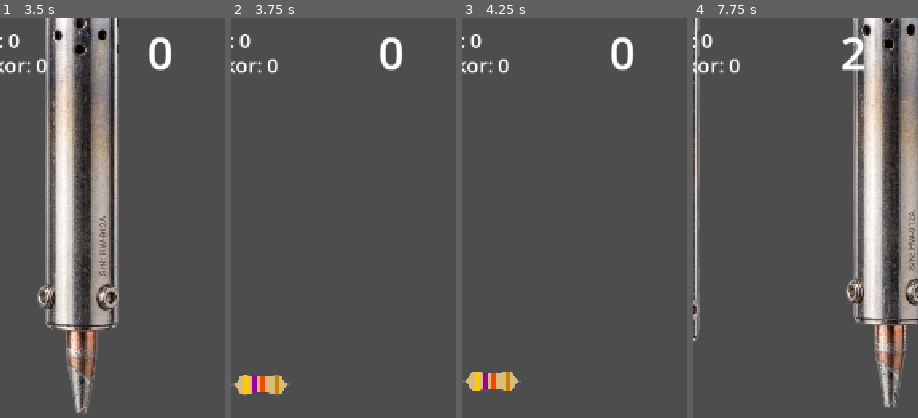
Above: before the commit, frames 1-4 (left to right).
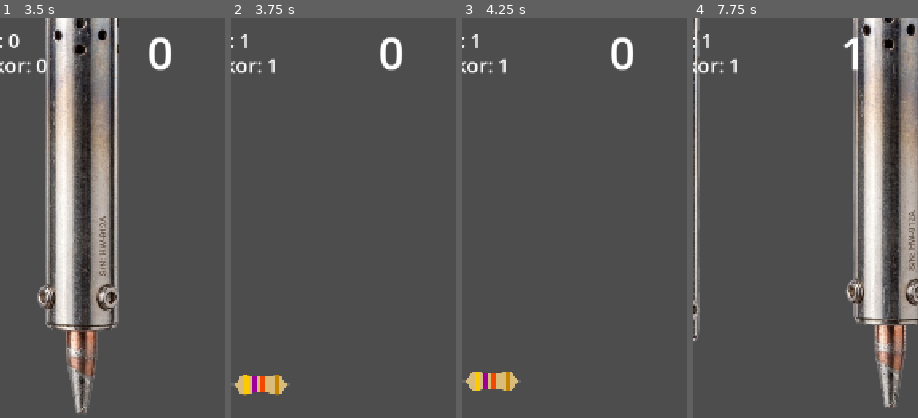
Above: after the commit, the same moments.

Repository: onuraltunbas/FlappyElectronics
Game: Godot game, scene res://Scenes/main_game.tscn
The game is run twice, just before and just after one commit, with the same random seed, the same clock (stepped at 60 frames per second) and the same inputs.
Inputs (mouse positions are % of the whole screen's width and height, from its top left):
- Up to frame 1 (3.5 s): tap Enter at 0.5 s; move the mouse to (72, 45) at 0.52 s; click (72, 45) at 0.67 s; move the mouse to (30, 55) at 1.27 s; click (30, 55) at 1.42 s; move the mouse to (60, 28) at 2.02 s; click (60, 28) at 2.17 s; move the mouse to (45, 70) at 2.77 s; click (45, 70) at 2.92 s
- Up to frame 2 (3.75 s): move the mouse to (80, 65) at 3.52 s; click (80, 65) at 3.67 s
- Up to frame 3 (4.25 s): no input
- Up to frame 4 (7.75 s): move the mouse to (20, 35) at 4.27 s; click (20, 35) at 4.42 s; move the mouse to (55, 50) at 5.02 s; click (55, 50) at 5.17 s; move the mouse to (35, 25) at 5.77 s; click (35, 25) at 5.92 s; move the mouse to (72, 45) at 6.52 s; click (72, 45) at 6.67 s; move the mouse to (30, 55) at 7.27 s; click (30, 55) at 7.42 s
The pictures show only the part of the screen within x 14-64%, y 0-50%; the shares and areas given below are measured in that part.

Frame 1 is identical in both runs. In frame 2, 0.3% of the frame differs, in the area x 3-21%, y 4-14%; in frame 3, 0.3%; in frame 4, 0.8%, in the area x 3-76%, y 4-14%.

Commit message:
engel ayarlandı sorun yok

Diff:
--- a/flappy-electronics/Scenes/engel.tscn
+++ b/flappy-electronics/Scenes/engel.tscn
@@ -11,7 +11,7 @@
 size = Vector2(55, 1035.25)
 
 [sub_resource type="RectangleShape2D" id="RectangleShape2D_iqbyj"]
-size = Vector2(20, 166)
+size = Vector2(20, 919)
 
 [node name="Engel" type="Area2D" unique_id=1005573347]
 script = ExtResource("1_rjwd6")
@@ -33,5 +33,5 @@
 [node name="Lazer" type="Area2D" parent="." unique_id=1638535688]
 
 [node name="CollisionShape2D" type="CollisionShape2D" parent="Lazer" unique_id=1435647982]
-position = Vector2(0, -59)
+position = Vector2(0, 18.5)
 shape = SubResource("RectangleShape2D_iqbyj")
